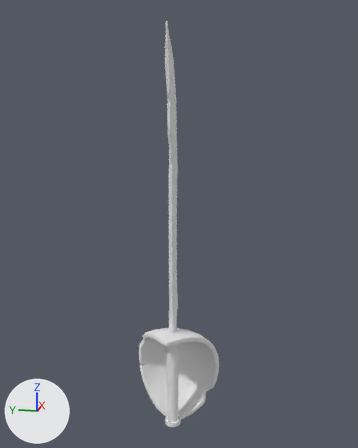
One commit to the OBJ model The Cursed Deep/Assets/Models/Sword.obj: the scene before it, then after it.
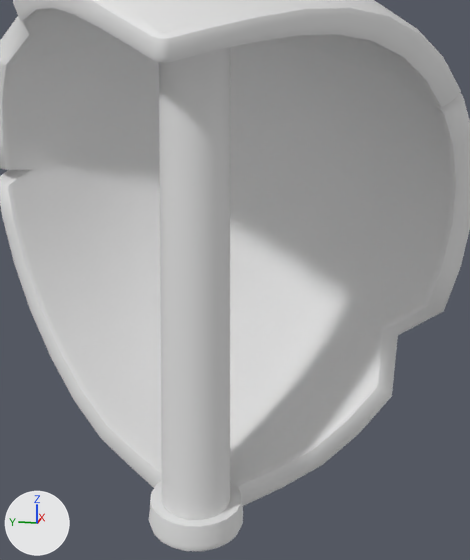
Each version appears first whole from a camera (50 mm lens) standing at (-53.3, -11.4, 32.2) and looking at (1.8, -0.4, 18.4), and next in a close-up on the part from 39% to 61% of the width and 75% to 96% of the height. Arrows for +X, +Y and +Z are at lower left; the lights stay in place. Where no turn or scale is listed for an object, it has been applied to the vertices.

Names of what the first close-up shows: 'Sword'.
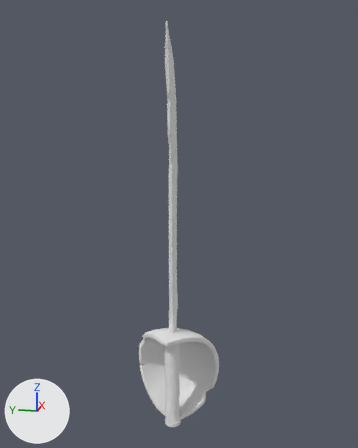
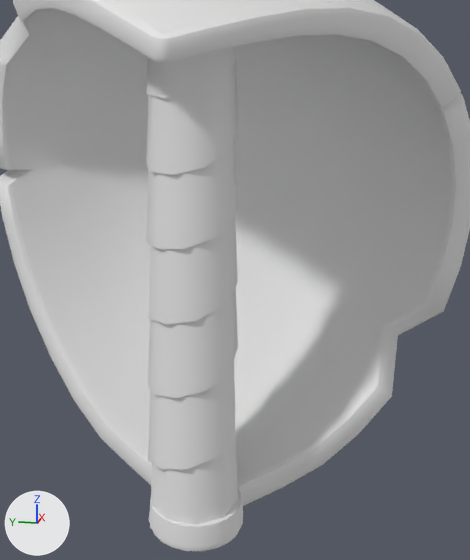
Boxes (x1, y1, x2, y2) around the edits, measured in the close-ups (470 x 560 px):
part 1 of me_sword, added: after (146, 46, 238, 529)

Patch to the scene script:
```diff
--- a/The Cursed Deep/Assets/Models/Sword.obj.py
+++ b/The Cursed Deep/Assets/Models/Sword.obj.py
@@ me_sword @@
 # used by ob_sword; location = (0.0, 0.0, 0.0)
-me_sword.from_pydata(...)  # 805 vertices, 840 faces; spans x -3.4..5.9, y -5.2..5.2, z -6.7..39.9
+me_sword.from_pydata(...)  # 3015 vertices, 5094 faces; spans x -3.4..5.9, y -5.2..5.2, z -6.7..39.9
+# me_sword part 1: a new loose piece of 2210 vertices spanning x -1.2..0.6, y -0.9..1.0, z -6.5..5.7, in mat_lambert2sg (white #e7e7e7)
+# me_sword part 2: the surface is now shaded smooth
 me_sword.materials.append(mat_lambert2sg)
```
